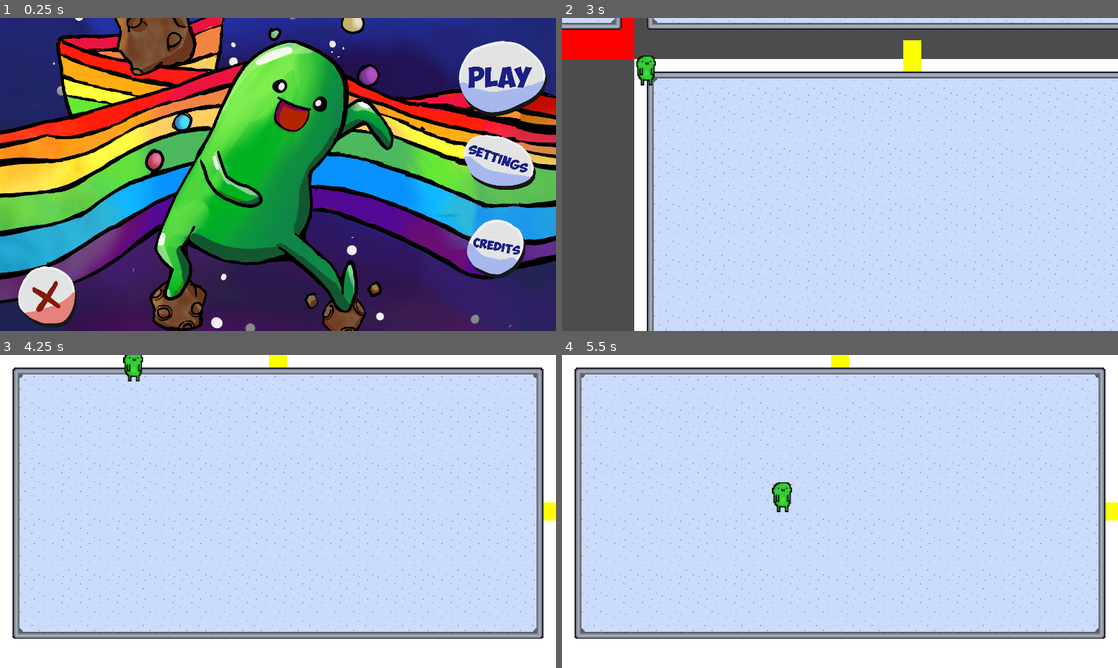
Above: before the commit, frames 1-4 (two rows, left to right).
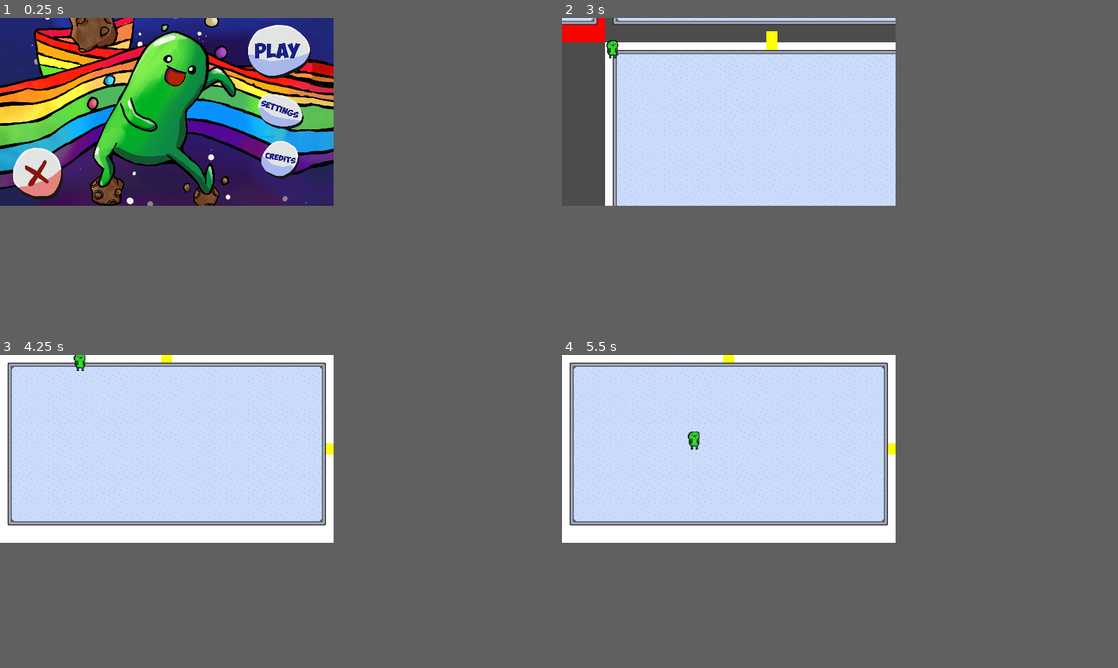
Above: after the commit, the same moments.

Repository: bugfi5h/GodotWildJamX
Game: Godot game, scene res://ui/MainMenue.tscn
Same seed, same stepped clock (60 frames per second), same inputs: the game is played once before the commit and once after it.
Inputs (mouse positions are in pixels of both pictures, inside the frame that each line leads up to; where the layout moved, square brackets give the same spot in the first picture):
- Up to frame 1 (0.25 s): no input
- Up to frame 2 (3 s): click (1029, 174) [1062, 165] at 0.5 s; click (840, 55) [595, 43] at 1.25 s; click (1029, 252) [1067, 249] at 2 s; click (1029, 77) [1067, 80] at 2.75 s
- Up to frame 3 (4.25 s): hold Right (ui_right) from 3.53 s (still down); hold Z from 3.53 s (still down)
- Up to frame 4 (5.5 s): release Right (ui_right) at 4.28 s; release Z at 4.28 s; hold Down (ui_down) 4.28-5.03 s; tap U at 4.35 s; hold Right (ui_right) from 5.03 s (still down); hold Z from 5.03 s (still down)
The window is 800x450 before the commit and 480x270 after it. Grey fills any space a smaller window leaves; there, only what the larger window draws over its background counts as a difference.

The runs differ from the first frame. In frame 1, 90% of the frame differs, in the area x 0-100%, y 0-100%; in frame 2, 27%; in frame 3, 28%; in frame 4, 28%.

Commit message:
New resolution test

Diff:
--- a/src/map/MainMap.tscn
+++ b/src/map/MainMap.tscn
@@ -18,7 +18,6 @@
 [node name="MapCamera" type="Camera2D" parent="."]
 anchor_mode = 0
 current = true
-zoom = Vector2( 0.25, 0.25 )
 drag_margin_h_enabled = false
 drag_margin_v_enabled = false
 smoothing_enabled = true
--- a/src/project.godot
+++ b/src/project.godot
@@ -37,8 +37,8 @@
 
 [display]
 
-window/size/width=1920
-window/size/height=1080
+window/size/width=480
+window/size/height=270
 window/stretch/mode="2d"
 window/stretch/aspect="keep"
 
--- a/src/ui/MainMenue.tscn
+++ b/src/ui/MainMenue.tscn
@@ -2,72 +2,89 @@
 
 [ext_resource path="res://ui/MainMenue.gd" type="Script" id=1]
 [ext_resource path="res://assets/images/BackgroundMenu.png" type="Texture" id=2]
-[ext_resource path="res://assets/images/ui/buttons/ButtonPlay.png" type="Texture" id=3]
-[ext_resource path="res://assets/images/ui/buttons/ButtonPlayPressed.png" type="Texture" id=4]
-[ext_resource path="res://assets/images/ui/buttons/ButtonSetting.png" type="Texture" id=5]
-[ext_resource path="res://assets/images/ui/buttons/ButtonSettingPressed.png" type="Texture" id=6]
-[ext_resource path="res://assets/images/ui/buttons/ButtonCredits.png" type="Texture" id=7]
-[ext_resource path="res://assets/images/ui/buttons/ButtonCreditsPressed.png" type="Texture" id=8]
-[ext_resource path="res://assets/images/ui/buttons/ButtonQuit.png" type="Texture" id=9]
-[ext_resource path="res://assets/images/ui/buttons/ButtonQuitPressed.png" type="Texture" id=10]
+[ext_resource path="res://assets/images/ui/buttons/ButtonQuit.png" type="Texture" id=3]
+[ext_resource path="res://assets/images/ui/buttons/ButtonQuitPressed.png" type="Texture" id=4]
+[ext_resource path="res://assets/images/ui/buttons/ButtonPlay.png" type="Texture" id=5]
+[ext_resource path="res://assets/images/ui/buttons/ButtonPlayPressed.png" type="Texture" id=6]
+[ext_resource path="res://assets/images/ui/buttons/ButtonSetting.png" type="Texture" id=7]
+[ext_resource path="res://assets/images/ui/buttons/ButtonSettingPressed.png" type="Texture" id=8]
+[ext_resource path="res://assets/images/ui/buttons/ButtonCredits.png" type="Texture" id=9]
+[ext_resource path="res://assets/images/ui/buttons/ButtonCreditsPressed.png" type="Texture" id=10]
 
 [node name="MainMenue" type="Control"]
 anchor_right = 1.0
 anchor_bottom = 1.0
 script = ExtResource( 1 )
 
-[node name="BackgroundMenu" type="Sprite" parent="."]
-z_index = -1
+[node name="MarginContainer" type="MarginContainer" parent="."]
+anchor_right = 1.0
+anchor_bottom = 1.0
+custom_constants/margin_right = 0
+custom_constants/margin_top = 0
+custom_constants/margin_left = 0
+custom_constants/margin_bottom = 0
+
+[node name="NinePatchRect" type="NinePatchRect" parent="MarginContainer"]
+margin_right = 480.0
+margin_bottom = 270.0
 texture = ExtResource( 2 )
-centered = false
-__meta__ = {
-"_edit_lock_": true
-}
 
-[node name="BtnPlay" type="TextureButton" parent="."]
-margin_left = 1501.69
-margin_top = -20.314
-margin_right = 2121.69
-margin_bottom = 457.686
-rect_scale = Vector2( 0.7, 0.7 )
-rect_pivot_offset = Vector2( 64.6443, 224.649 )
+[node name="HBoxContainer" type="HBoxContainer" parent="MarginContainer"]
+margin_right = 480.0
+margin_bottom = 270.0
+
+[node name="LeftButtons" type="VBoxContainer" parent="MarginContainer/HBoxContainer"]
+margin_right = 107.0
+margin_bottom = 270.0
+size_flags_horizontal = 2
+
+[node name="BtnQuit" type="TextureButton" parent="MarginContainer/HBoxContainer/LeftButtons"]
+margin_top = 179.75
+margin_right = 107.0
+margin_bottom = 270.0
+rect_min_size = Vector2( 107, 90.25 )
+size_flags_horizontal = 10
+size_flags_vertical = 10
 texture_normal = ExtResource( 3 )
 texture_pressed = ExtResource( 4 )
-stretch_mode = 2
-__meta__ = {
-"_edit_lock_": true
-}
+expand = true
+stretch_mode = 4
 
-[node name="BtnSettings" type="TextureButton" parent="."]
-margin_left = 1550.57
-margin_top = 382.962
-margin_right = 2034.57
-margin_bottom = 745.962
-rect_scale = Vector2( 0.7, 0.7 )
+[node name="RightButtons" type="VBoxContainer" parent="MarginContainer/HBoxContainer"]
+margin_left = 325.0
+margin_right = 480.0
+margin_bottom = 270.0
+
+[node name="BtnPlay" type="TextureButton" parent="MarginContainer/HBoxContainer/RightButtons"]
+margin_right = 155.0
+margin_bottom = 100.0
+rect_min_size = Vector2( 155, 100 )
+rect_pivot_offset = Vector2( 64.6443, 224.649 )
 texture_normal = ExtResource( 5 )
 texture_pressed = ExtResource( 6 )
+expand = true
+stretch_mode = 5
 
-[node name="BtnCredits" type="TextureButton" parent="."]
-margin_left = 1571.82
-margin_top = 664.033
-margin_right = 2055.82
-margin_bottom = 1035.03
-rect_scale = Vector2( 0.7, 0.7 )
+[node name="BtnSettings" type="TextureButton" parent="MarginContainer/HBoxContainer/RightButtons"]
+margin_top = 104.0
+margin_right = 155.0
+margin_bottom = 164.0
+rect_min_size = Vector2( 155, 60 )
 texture_normal = ExtResource( 7 )
 texture_pressed = ExtResource( 8 )
+expand = true
+stretch_mode = 5
 
-[node name="BtnQuit" type="TextureButton" parent="."]
-margin_left = 10.7896
-margin_top = 838.611
-margin_right = 438.79
-margin_bottom = 1201.61
-rect_scale = Vector2( 0.7, 0.7 )
+[node name="BtnCredits" type="TextureButton" parent="MarginContainer/HBoxContainer/RightButtons"]
+margin_top = 168.0
+margin_right = 155.0
+margin_bottom = 238.0
+rect_min_size = Vector2( 155, 70 )
 texture_normal = ExtResource( 9 )
 texture_pressed = ExtResource( 10 )
-__meta__ = {
-"_edit_lock_": true
-}
+expand = true
+stretch_mode = 5
 
-[connection signal="pressed" from="BtnPlay" to="." method="_on_BtnPlay_pressed"]
-[connection signal="pressed" from="BtnSettings" to="." method="_on_BtnSettings_pressed"]
-[connection signal="pressed" from="BtnQuit" to="." method="_on_BtnQuit_pressed"]
+[connection signal="pressed" from="MarginContainer/HBoxContainer/LeftButtons/BtnQuit" to="." method="_on_BtnQuit_pressed"]
+[connection signal="pressed" from="MarginContainer/HBoxContainer/RightButtons/BtnPlay" to="." method="_on_BtnPlay_pressed"]
+[connection signal="pressed" from="MarginContainer/HBoxContainer/RightButtons/BtnSettings" to="." method="_on_BtnSettings_pressed"]
--- a/src/ui/Settings.tscn
+++ b/src/ui/Settings.tscn
@@ -6,80 +6,97 @@
 [ext_resource path="res://assets/images/ui/buttons/ButtonBackPressed.png" type="Texture" id=4]
 [ext_resource path="res://assets/images/ui/buttons/ButtonMusicActive.png" type="Texture" id=5]
 [ext_resource path="res://assets/images/ui/buttons/ButtonMusicInactive.png" type="Texture" id=6]
-[ext_resource path="res://assets/images/ui/buttons/ButtonSoundActive.png" type="Texture" id=7]
-[ext_resource path="res://assets/images/ui/buttons/ButtonSoundInactive.png" type="Texture" id=8]
-[ext_resource path="res://assets/images/ui/VolumeBar.png" type="Texture" id=9]
-[ext_resource path="res://assets/images/ui/VolumeBarVolume.png" type="Texture" id=10]
+[ext_resource path="res://assets/images/ui/VolumeBar.png" type="Texture" id=7]
+[ext_resource path="res://assets/images/ui/VolumeBarVolume.png" type="Texture" id=8]
+[ext_resource path="res://assets/images/ui/buttons/ButtonSoundActive.png" type="Texture" id=9]
+[ext_resource path="res://assets/images/ui/buttons/ButtonSoundInactive.png" type="Texture" id=10]
 
 [node name="Settings" type="Control"]
 anchor_right = 1.0
 anchor_bottom = 1.0
 script = ExtResource( 1 )
 
-[node name="BackgroundSettings" type="Sprite" parent="."]
-position = Vector2( 0, 0.693054 )
+[node name="MarginContainer" type="MarginContainer" parent="."]
+anchor_right = 1.0
+anchor_bottom = 1.0
+
+[node name="NinePatchRect" type="NinePatchRect" parent="MarginContainer"]
+margin_right = 480.0
+margin_bottom = 270.0
 texture = ExtResource( 2 )
-centered = false
 
-[node name="BtnBack" type="TextureButton" parent="."]
-margin_right = 40.0
-margin_bottom = 40.0
-rect_scale = Vector2( 0.7, 0.7 )
+[node name="VBoxContainer" type="VBoxContainer" parent="MarginContainer"]
+margin_right = 480.0
+margin_bottom = 270.0
+size_flags_horizontal = 3
+size_flags_vertical = 3
+
+[node name="BtnBack2" type="TextureButton" parent="MarginContainer/VBoxContainer"]
+margin_right = 480.0
+margin_bottom = 63.0
+rect_min_size = Vector2( 77, 63 )
 texture_normal = ExtResource( 3 )
 texture_pressed = ExtResource( 4 )
+expand = true
+stretch_mode = 4
 
-[node name="BtnMusic" type="TextureButton" parent="."]
-margin_top = 230.0
-margin_right = 710.0
-margin_bottom = 671.0
-rect_scale = Vector2( 0.7, 0.7 )
+[node name="Musik" type="HBoxContainer" parent="MarginContainer/VBoxContainer"]
+margin_top = 67.0
+margin_right = 480.0
+margin_bottom = 147.0
+
+[node name="BtnMusic2" type="TextureButton" parent="MarginContainer/VBoxContainer/Musik"]
+margin_right = 177.0
+margin_bottom = 80.0
+rect_min_size = Vector2( 177, 80 )
 toggle_mode = true
 texture_normal = ExtResource( 5 )
 texture_pressed = ExtResource( 6 )
+expand = true
+stretch_mode = 4
 
-[node name="BtnSound" type="TextureButton" parent="."]
-margin_left = -1.74579
-margin_top = 574.746
-margin_right = 701.254
-margin_bottom = 943.746
-rect_scale = Vector2( 0.7, 0.7 )
+[node name="NinePatchRect" type="NinePatchRect" parent="MarginContainer/VBoxContainer/Musik"]
+margin_left = 181.0
+margin_right = 394.0
+margin_bottom = 80.0
+rect_min_size = Vector2( 213, 80 )
+texture = ExtResource( 7 )
+
+[node name="Volume" type="TextureProgress" parent="MarginContainer/VBoxContainer/Musik/NinePatchRect"]
+show_behind_parent = true
+rect_min_size = Vector2( 213, 80 )
+value = 100.0
+texture_progress = ExtResource( 8 )
+nine_patch_stretch = true
+
+[node name="Sound" type="HBoxContainer" parent="MarginContainer/VBoxContainer"]
+margin_top = 151.0
+margin_right = 480.0
+margin_bottom = 231.0
+
+[node name="BtnSound2" type="TextureButton" parent="MarginContainer/VBoxContainer/Sound"]
+margin_right = 175.0
+margin_bottom = 80.0
+rect_min_size = Vector2( 175, 70 )
 toggle_mode = true
 shortcut_in_tooltip = false
-texture_normal = ExtResource( 7 )
-texture_pressed = ExtResource( 8 )
+texture_normal = ExtResource( 9 )
+texture_pressed = ExtResource( 10 )
+expand = true
+stretch_mode = 4
 
-[node name="TextureButton4" type="TextureButton" parent="."]
-margin_top = 3.0
-margin_right = 40.0
-margin_bottom = 43.0
-rect_scale = Vector2( 0.7, 0.7 )
+[node name="NinePatchRect2" type="NinePatchRect" parent="MarginContainer/VBoxContainer/Sound"]
+margin_left = 179.0
+margin_right = 392.0
+margin_bottom = 80.0
+rect_min_size = Vector2( 213, 80 )
+texture = ExtResource( 7 )
 
-[node name="MusicBar" type="Sprite" parent="."]
-position = Vector2( 956.689, 366.614 )
-z_index = 2
-texture = ExtResource( 9 )
+[node name="Volume" type="TextureProgress" parent="MarginContainer/VBoxContainer/Sound/NinePatchRect2"]
+show_behind_parent = true
+rect_min_size = Vector2( 213, 80 )
+value = 100.0
+texture_progress = ExtResource( 8 )
+nine_patch_stretch = true
 
-[node name="Volume" type="TextureProgress" parent="MusicBar"]
-show_behind_parent = true
-margin_left = -423.918
-margin_top = -161.269
-margin_right = 431.082
-margin_bottom = 161.731
-value = 100.0
-texture_progress = ExtResource( 10 )
-
-[node name="SoundBar" type="Sprite" parent="."]
-position = Vector2( 956.689, 686.614 )
-z_index = 2
-texture = ExtResource( 9 )
-
-[node name="Volume" type="TextureProgress" parent="SoundBar"]
-show_behind_parent = true
-margin_left = -423.918
-margin_top = -159.932
-margin_right = 431.082
-margin_bottom = 163.068
-value = 100.0
-texture_progress = ExtResource( 10 )
-
-[connection signal="pressed" from="BtnBack" to="." method="_on_BtnBack_pressed"]
+[connection signal="pressed" from="MarginContainer/VBoxContainer/BtnBack2" to="." method="_on_BtnBack_pressed"]
